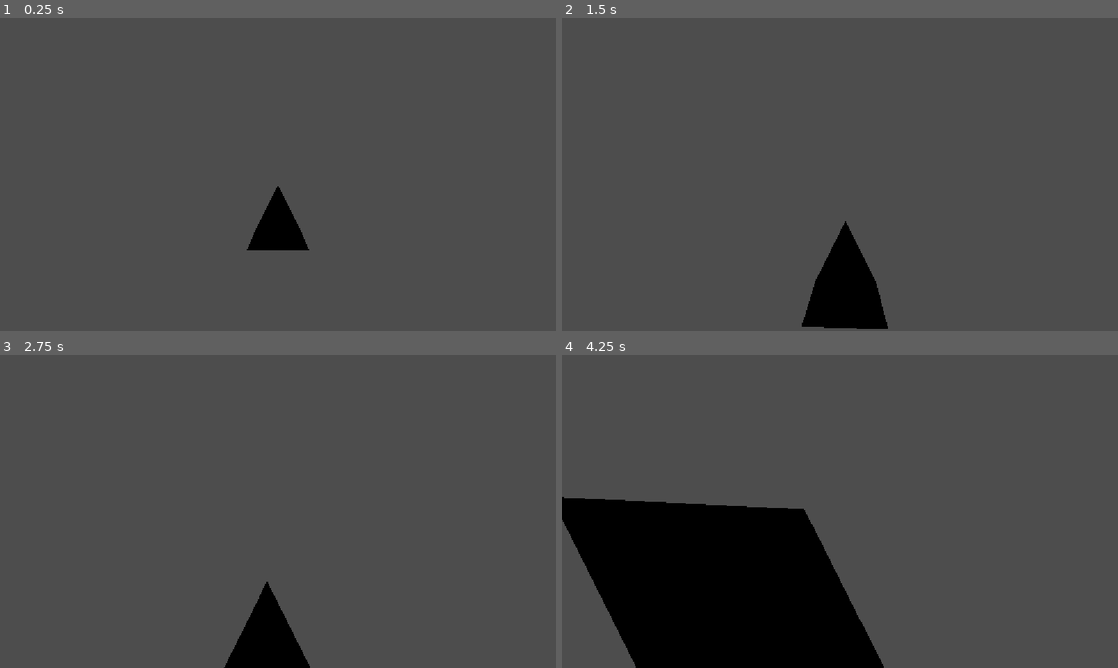
Above: before the commit, frames 1-4 (two rows, left to right).
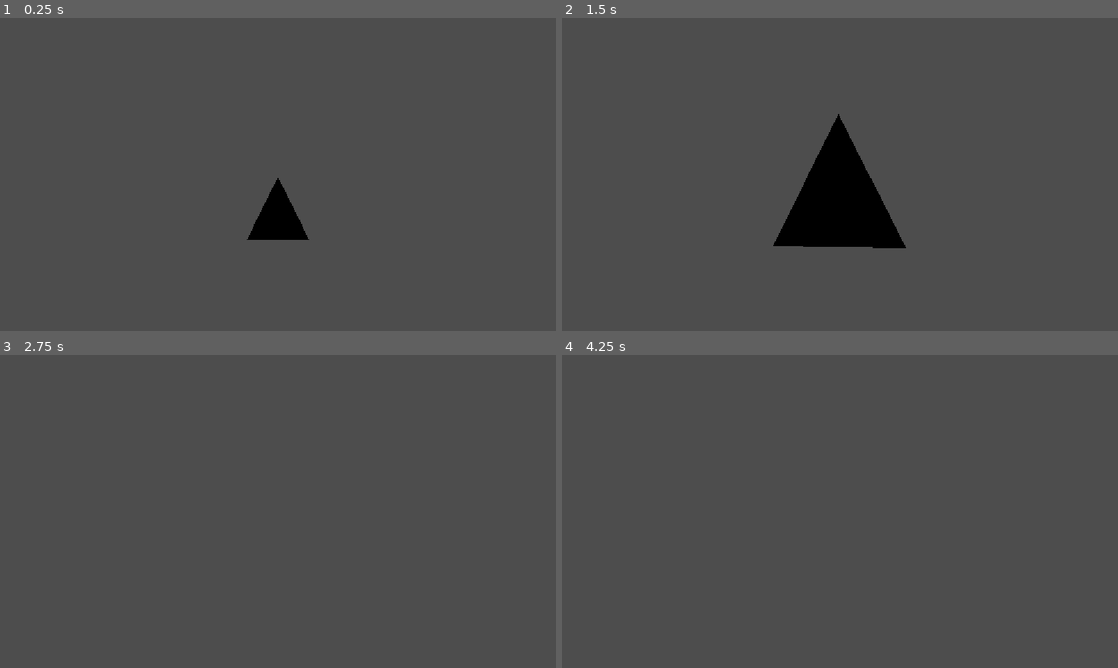
Above: after the commit, the same moments.

Repository: flowerFawn/unnamed-narrative-fps
Game: Godot game, scene res://prototyping/prototype world.tscn
Same seed, same stepped clock (60 frames per second), same inputs: the game is played once before the commit and once after it. The project has no main scene, so this scene is started directly.
Inputs (mouse positions are in pixels of both pictures, inside the frame that each line leads up to):
- Up to frame 1 (0.25 s): no input
- Up to frame 2 (1.5 s): move the mouse to (867, 174) at 0.52 s; hold W (Move Forward) from 0.53 s (still down); tap Space (Jump) at 0.6, 0.77, 1.07 s; move the mouse to (812, 174) at 1.27 s; tap Shift (Sprint) at 1.35 s
- Up to frame 3 (2.75 s): keep holding W (Move Forward); tap Space (Jump) at 1.52, 1.55, 1.82, 2.1 s; move the mouse to (289, 505) at 2.02 s
- Up to frame 4 (4.25 s): keep holding W (Move Forward); move the mouse to (834, 517) at 2.77 s; tap Shift (Sprint) at 2.85 s; tap Space (Jump) at 3.02, 3.05, 3.32, 3.6, 3.77, 4.07 s; move the mouse to (878, 514) at 3.52 s

The runs differ from the first frame. In frame 1, 0.6% of the frame differs, in the area x 44-56%, y 51-75%; in frame 2, 7.7%; in frame 3, 2.2%; in frame 4, 23%, in the area x 0-58%, y 45-100%.

Commit message:
adjusted jump constants to feel better
+ documentation and modularity

Diff:
--- a/player/player.gd
+++ b/player/player.gd
@@ -4,8 +4,9 @@
 const BASE_SPEED:int = 1
 const SPRINT_MULTIPLIER:float = 2
 const TERMINAL_VELOCITY:int = 3
-const GRAVITY:float = 9.8
-const JUMP_FORCE:float = 5
+const GRAVITY:float = 9.8 / 2
+const JUMP_VERTICAL_FORCE:float = 2
+const JUMP_HORIZONTAL_MULTIPLIER:float = 2
 
 enum PlayerState{
 	WALKING,
@@ -46,7 +47,8 @@
 	velocity.x = movement_vector.y
 	velocity.z = movement_vector.x
 
-
+##If the player is falling at a slower speed than terminal velocity, adds gravity
+##Will never cause the player to fall faster than terminal velocity
 func airtime_physics_process(delta:float) -> void:
 	if velocity.y > -TERMINAL_VELOCITY:
 		velocity.y = max(-TERMINAL_VELOCITY, velocity.y - (GRAVITY * delta))
@@ -59,10 +61,12 @@
 	if state == PlayerState.AIRTIME:
 		if is_on_floor():
 			set_state(PlayerState.WALKING)
+	else:
+		if not is_on_floor():
+			set_state(PlayerState.AIRTIME)
 	if state == PlayerState.WALKING or state == PlayerState.SPRINTING:
 		if Input.is_action_just_pressed("Jump"):
-			set_state(PlayerState.AIRTIME)
-			velocity.y = JUMP_FORCE
+			start_jump()
 	if state == PlayerState.WALKING:
 		if Input.is_action_pressed("Sprint"):
 			set_state(PlayerState.SPRINTING)
@@ -70,7 +74,12 @@
 		if not Input.is_action_pressed("Sprint"):
 			set_state(PlayerState.WALKING)
 
-
+##Sets the player's state to airtime
+func start_jump() -> void:
+	set_state(PlayerState.AIRTIME)
+	velocity.y = JUMP_VERTICAL_FORCE
+	velocity.x *= JUMP_HORIZONTAL_MULTIPLIER
+	velocity.z *= JUMP_HORIZONTAL_MULTIPLIER
 
 
 func set_state(new_state:PlayerState) -> void:
